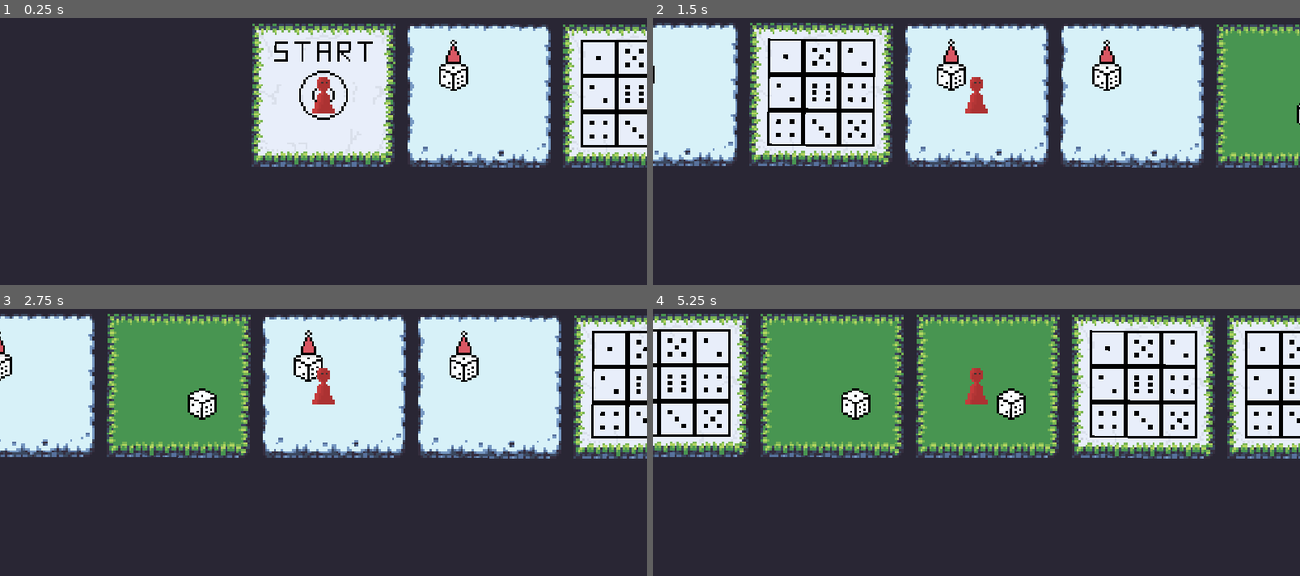
Above: before the commit, frames 1-4 (two rows, left to right).
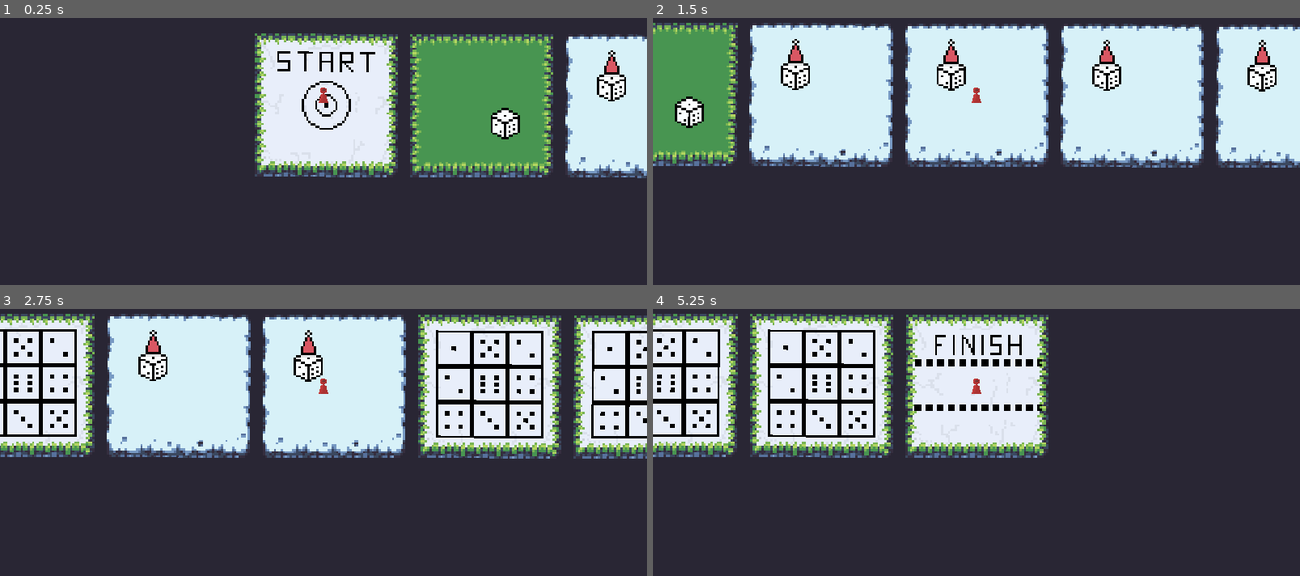
Above: after the commit, the same moments.

Repository: whoisEllie/GMTKJam_2022
Game: Godot game, scene res://Levels/SceneManager.tscn
The game is run twice, just before and just after one commit, with the same random seed, the same clock (stepped at 60 frames per second) and the same inputs. Before the commit the project starts from res://Levels/BoardGameScene.tscn.
Inputs (mouse positions are in pixels of both pictures, inside the frame that each line leads up to):
- Up to frame 1 (0.25 s): no input
- Up to frame 2 (1.5 s): tap Enter (ui_accept) at 0.5 s; move the mouse to (1118, 76) at 0.52 s; hold D (move_right) 0.53-1.28 s; hold Enter (ui_accept) 0.53-1.28 s; move the mouse to (847, 114) at 1.27 s; hold S (move_down) from 1.28 s (still down); click (847, 114) at 1.35 s
- Up to frame 3 (2.75 s): tap Enter (ui_accept) at 1.52, 1.55, 1.82 s; move the mouse to (outside the picture) at 2.02 s; release S (move_down) at 2.03 s; hold D (move_right) from 2.03 s (still down); hold Enter (ui_accept) from 2.03 s (still down)
- Up to frame 4 (5.25 s): move the mouse to (944, 461) at 2.77 s; release D (move_right) at 2.78 s; release Enter (ui_accept) at 2.78 s; hold W (move_up) 2.78-3.53 s; click (944, 461) at 2.85 s; tap Enter (ui_accept) at 3.02, 3.05, 3.32, 4.52, 4.55, 4.82 s; move the mouse to (1170, 442) at 3.52 s; hold Enter (ui_accept) 3.53-4.28 s; hold A (move_left) 3.53-5.03 s; move the mouse to (782, 330) at 4.27 s; click (782, 330) at 4.35 s; move the mouse to (1008, 386) at 5.02 s; hold S (move_down) from 5.03 s (still down); hold Enter (ui_accept) from 5.03 s (still down)

The runs differ from the first frame. In frame 1, 21% of the frame differs, in the area x 38-100%, y 2-60%; in frame 2, 18%; in frame 3, 19%; in frame 4, 44%, in the area x 0-100%, y 1-57%.

Commit message:
fully functioning gameplay loop

Diff:
--- a/DiceIt/Levels/BoardGameGenerator.gd
+++ b/DiceIt/Levels/BoardGameGenerator.gd
@@ -1,11 +1,10 @@
 extends Area2D
 
-const TILE_AMOUNT = 100
+const TILE_AMOUNT = 15
 const OFFSET = 160
 const START_OFFSET = 80
 const TILE_SCALE = 2.3
 # Declare member variables here. Examples:
-var tileIDs = []
 var tiles = []
 
 var objects_dict = {0: "Grass", 1: "Snow", 2: "Random"}
@@ -17,7 +16,13 @@
 
 
 # Called when the node enters the scene tree for the first time.
-func _ready():
+func generate_tiles():
+	for i in range (TILE_AMOUNT):
+		vars.tile_ids.append(randi() % 3)
+
+func load_tiles():
+	tiles.clear()
+
 	# generates random array of tiles for the playing board
 	var start_sprite = Sprite.new()
 	add_child(start_sprite)
@@ -26,12 +31,8 @@
 	start_sprite.position = Vector2(START_OFFSET, ProjectSettings.get_setting("display/window/size/height")/2)
 	tiles.append(start_sprite)
 
-
-
-	for i in range (TILE_AMOUNT):
-		tileIDs.append(randi() % 3)
-		print(objects_dict[tileIDs[i]])
-		if tileIDs[i] == 0:
+	for i in range(vars.tile_ids.size()):
+		if vars.tile_ids[i] == 0:
 			var grass_sprite = Sprite.new()
 			add_child(grass_sprite)
 			grass_sprite.set_texture(grass_texture)
@@ -40,7 +41,7 @@
 			tiles.append(grass_sprite)
 
 
-		if tileIDs[i] == 1:
+		if vars.tile_ids[i] == 1:
 			var snow_sprite = Sprite.new()
 			add_child(snow_sprite)
 			snow_sprite.set_texture(snow_texture)
@@ -48,7 +49,7 @@
 			snow_sprite.position = Vector2(START_OFFSET + (OFFSET * tiles.size()), ProjectSettings.get_setting("display/window/size/height")/2)
 			tiles.append(snow_sprite)
 
-		if tileIDs[i] == 2:
+		if vars.tile_ids[i] == 2:
 			var randomblock_sprite = Sprite.new()
 			add_child(randomblock_sprite)
 			randomblock_sprite.set_texture(randomblock_texture)
@@ -63,7 +64,13 @@
 	finalblock_sprite.position = Vector2(START_OFFSET + (OFFSET * tiles.size()), ProjectSettings.get_setting("display/window/size/height")/2)
 	tiles.append(finalblock_sprite)
 
+	print("tiles: ")
 	print(tiles)
+
+	vars.tile_set.clear()
+	vars.tile_set = tiles
+	print(vars.tile_set)
+
 
 # Called every frame. 'delta' is the elapsed time since the previous frame.
 #func _process(delta):
--- a/DiceIt/Levels/BoardGameScene.gd
+++ b/DiceIt/Levels/BoardGameScene.gd
@@ -1,7 +1,6 @@
 extends Node2D
 
 var target_tile = 0
-var current_tile = 0
 var target_position = Vector2(80.0, ProjectSettings.get_setting("display/window/size/height")/2)
 var duration = 0.5 # length of the interpolation
 
@@ -10,13 +9,18 @@
 export (String) var level_name = "level"
 
 
+func generate_tiles():
+	$Area2D.generate_tiles()
+	$Area2D.load_tiles()
 
-# Called when the node enters the scene tree for the first time.
-func _ready():
-	yield(get_tree(), "idle_frame")
-	$BoardGamePlayer.transform = $Area2D.tiles[0].get_transform()
-#	target_tile = roll_dice(1)
-#	move_forward_one()
+func load_tiles():
+	$Area2D.load_tiles()
+	print("tile set vars:")
+	if range(vars.tile_set.size()).has(vars.current_tile):
+		print(vars.tile_set)
+		$BoardGamePlayer.transform = vars.tile_set[vars.current_tile].get_transform()
+	target_tile = vars.current_tile
+	target_position = vars.tile_set[vars.current_tile].position
 
 func _input(event):
 	# only for debug!!!
@@ -25,10 +29,11 @@
 		move_forward_one()
 
 func move_forward_one():
-	if current_tile < target_tile:
-		if range($Area2D.tiles.size()).has(current_tile+1):
-			target_position = $Area2D.tiles[current_tile+1].position
-			current_tile += 1
+	if vars.current_tile < target_tile:
+		print(vars.tile_set)
+		if range(vars.tile_set.size()).has(vars.current_tile+1):
+			target_position = vars.tile_set[vars.current_tile+1].position
+			vars.current_tile += 1
 			$Timer.connect("timeout", self, "move_forward_one")
 			$Timer.set_wait_time(duration)
 			$Timer.start()
--- a/DiceIt/Levels/LevelScene.gd
+++ b/DiceIt/Levels/LevelScene.gd
@@ -27,8 +27,6 @@
 	timer.one_shot = true;
 	add_child(timer)
 	timer.start()
-
-
 
 func make_grass_map():
 	for x in map_size.x:
--- a/DiceIt/Levels/SceneManager.gd
+++ b/DiceIt/Levels/SceneManager.gd
@@ -5,8 +5,11 @@
 onready var current_level = $BoardGameLevel
 onready var anim = $AnimationPlayer
 
+var loadtiles = false
+
 # Called when the node enters the scene tree for the first time.
 func _ready() -> void:
+	current_level.generate_tiles()
 	current_level.connect("level_changed", self, "handle_level_changed")
 
 
@@ -14,14 +17,15 @@
 	match current_level_name:
 		"BoardGame":
 			next_level = load("res://Levels/LevelScene.tscn").instance()
+			loadtiles = false
 		"TopDown":
 			next_level = load("res://Levels/BoardGameScene.tscn").instance()
+			loadtiles = true
 		_:
 			return
+			loadtiles = false
 
-	#next_level.layer = -1
 	anim.play("fade_in")
-
 
 
 func _on_AnimationPlayer_animation_finished(anim_name):
@@ -31,6 +35,7 @@
 			next_level.connect("level_changed", self, "handle_level_changed")
 			current_level.queue_free()
 			current_level = next_level
-			#current_level.layer = 1
 			next_level = null
+			if loadtiles:
+				current_level.load_tiles()
 			anim.play("fade_out")
--- /dev/null
+++ b/DiceIt/Levels/vars.gd
@@ -0,0 +1,8 @@
+extends Node
+
+
+# Declare member variables here. Examples:
+var current_tile: int = 0
+var collected_dice: int = 0
+var tile_ids = []
+var tile_set = []
--- a/DiceIt/Player/Player.gd
+++ b/DiceIt/Player/Player.gd
@@ -47,4 +47,4 @@
 
 func kill():
 	# Needs implementation, return to global scene
-	get_tree().reload_current_scene()
+	print("dead")
--- a/DiceIt/project.godot
+++ b/DiceIt/project.godot
@@ -11,8 +11,12 @@
 [application]
 
 config/name="tpdown_final"
-run/main_scene="res://Levels/BoardGameScene.tscn"
+run/main_scene="res://Levels/SceneManager.tscn"
 config/icon="res://icon.png"
+
+[autoload]
+
+vars="*res://Levels/vars.gd"
 
 [display]
 
